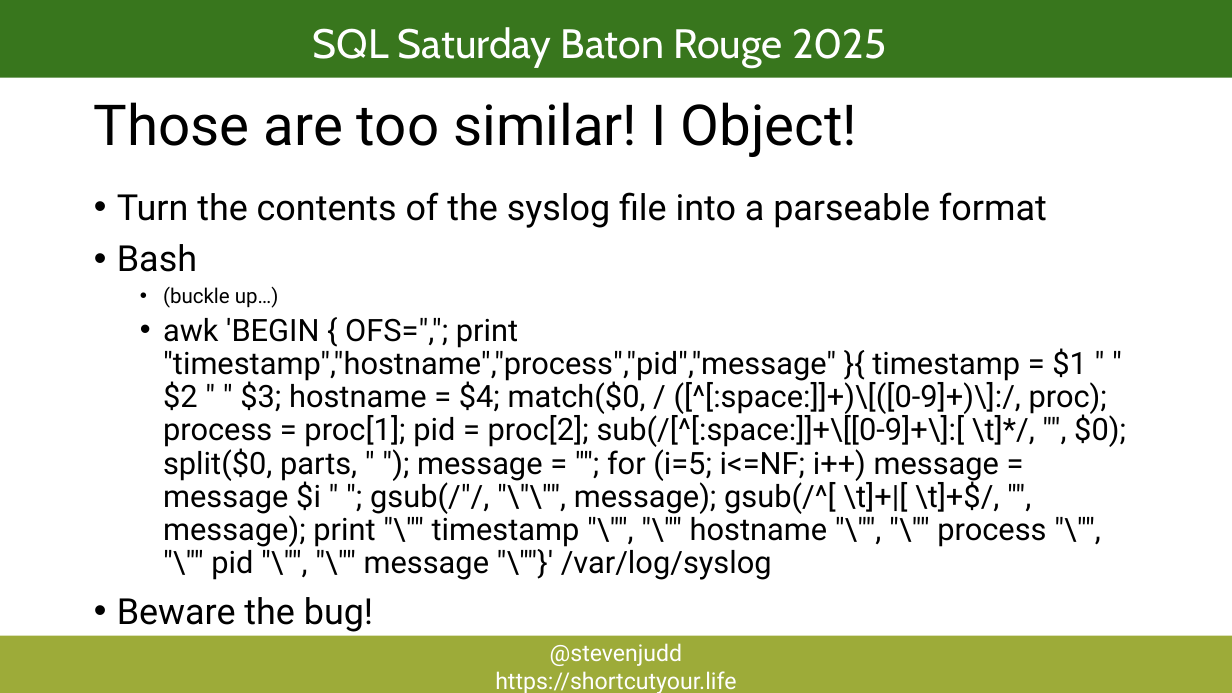
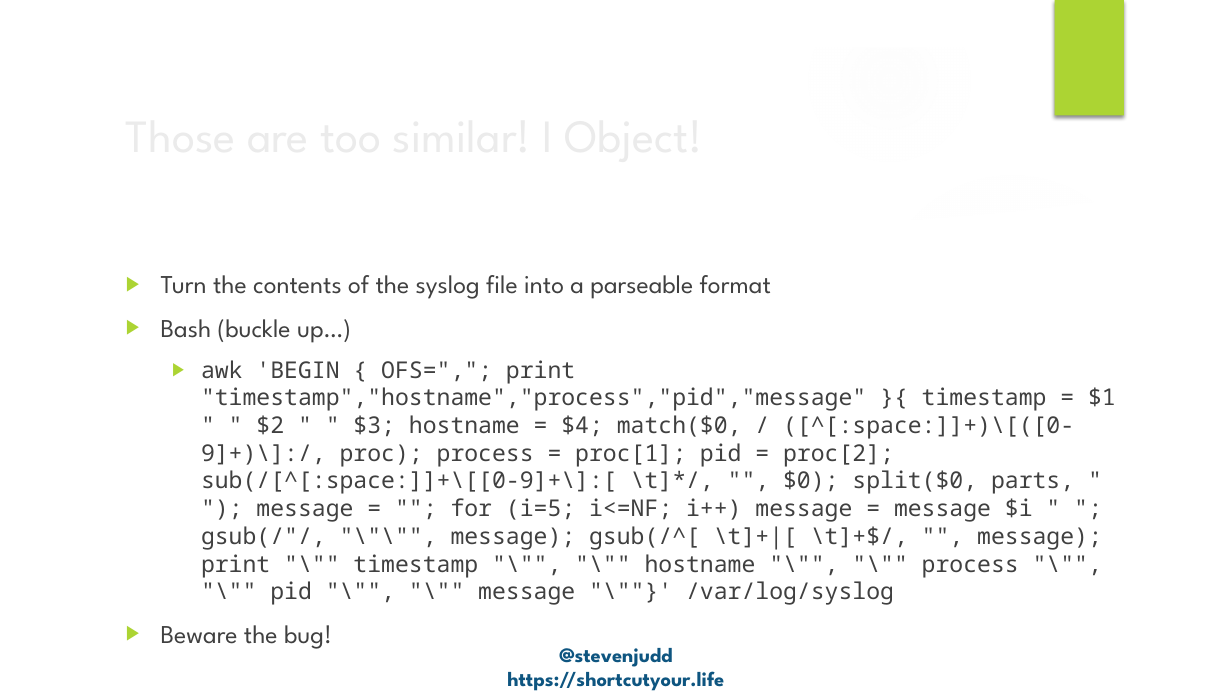
Before and after one commit to stevenjudd/DontBashPowerShell, a slide deck: slide 11 of Dont Bash PowerShell.pptx (slide 12 before the commit). Drawn at 1232x693 pixels with LibreOffice and Linux fonts; fonts in the diff are those of the drawing; background and template pictures are left out. Boxes give left, top, right and bottom in pixels: in the first picture for what was removed or moved away, otherwise in the second. Text is boxed around its words. In the diff, an @@ line names an element or a change of style, - is before the commit and + after.

Commit message:
added gitignore rearranged demos fixed demo path updated slides

```diff
--- a/Dont Bash PowerShell.pptx
+++ b/Dont Bash PowerShell.pptx
@@ rectangle removed at (0,0,1232,78) @@
@@ group added at (0,0,1232,693): 5 ellipses, 3 freeform shapes @@
@@ text removed at (313,27,887,67) @@
-SQL Saturday Baton Rouge 2025
@@ rectangle added at (1055,0,1124,116), fill #ACD433 @@
@@ title "Those are too similar! I ...": place and size @@
-title "Those are too similar! I ..." at (94,102,857,157)
+title "Those are too similar! I ..." at (116,98,1002,169)
@@ title "Those are too similar! I ..." at (116,98,1002,169): size 44 to 36 pt, font Roboto to League Spartan, text colour #000000 to #EBEBEB; line spacing 0.9 to 1; vertical alignment top to middle @@
@@ text "Turn the contents of the ...": place and size @@
-text "Turn the contents of the ..." at (117,192,1126,632)
+text "Turn the contents of the ..." at (161,275,1116,605)
@@ text at (161,275,1116,605): size 28 to 20 pt, font Roboto to League Spartan in "Turn the contents of the syslog file ...", "Beware the bug!"; text colour #000000 to #404040; size 24 to 18 pt, font Roboto to Noto Sans Mono in "awk 'BEGIN { OFS=","; print "timestamp","hostname","process" ..."; bullet • to ▶; line spacing 0.9 to 1; more space between paragraphs @@
@@ text at (161,319,351,343): text changed; size 16 to 20 pt; font Roboto to League Spartan; text colour #000000 to #404040 @@
-• Bash
-  • (buckle up…)
+▶ Bash (buckle up…)
@@ text "@stevenjudd": place and size @@
-text "@stevenjudd" at (0,636,1232,693)
+text "@stevenjudd" at (507,648,724,691)
@@ text "@stevenjudd" at (507,648,724,691): size 18 to 16 pt, font Roboto to League Spartan, text colour #FFFFFF to #0E5580, bold on; fill #9DAB39 to none @@
```
Also in this commit, not shown: 14 other slides changed, 2 slides removed, 2 other files.
